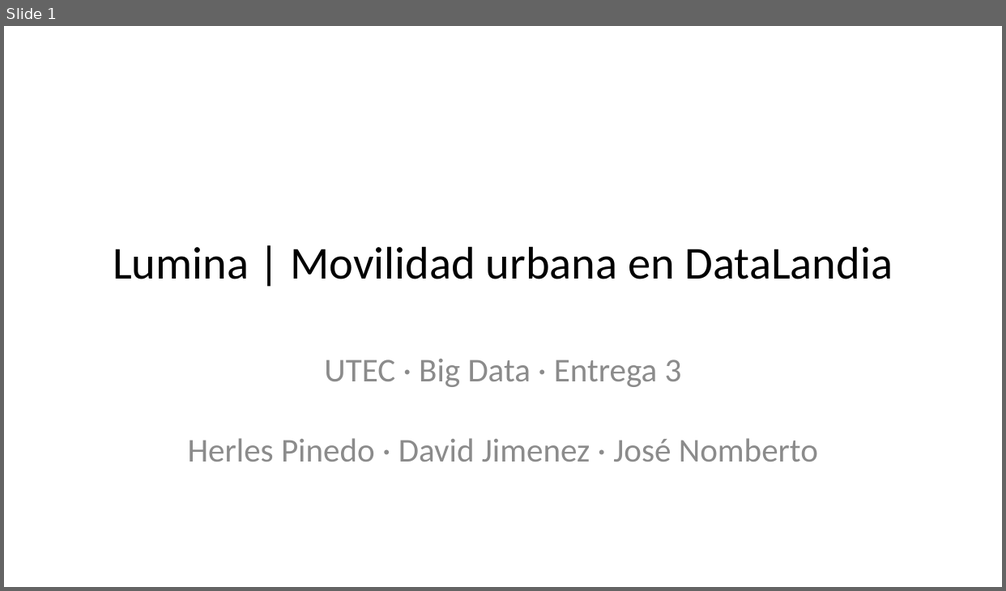
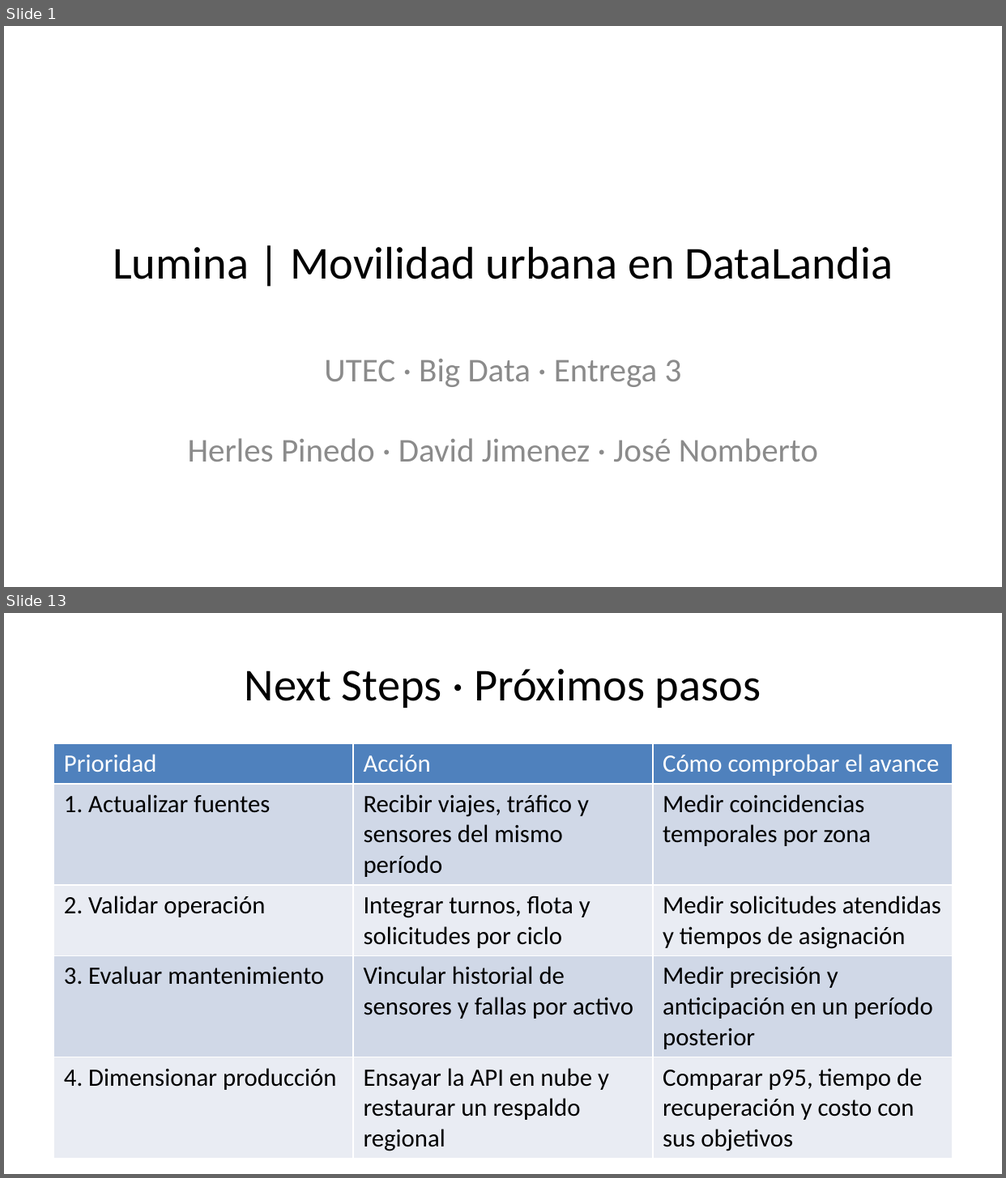
Before and after one commit to AlejandroPinedo/datalandia-lumina-smart-mobility-gcp, a slide deck: P3/entrega/Lumina-P3.pptx. Shown one above the other, each under a label of ours: slide 1 before the commit, slides 1 and 13 after it; the slides between them are not shown. The pictures are 1006x591 and 1006x1178 pixels, drawn with LibreOffice and Linux fonts; fonts in the diff are those of the drawing. Boxes give left, top, right and bottom in pixels: in the first picture for what was removed or moved away, otherwise in the second. Text is boxed around its words. In the diff, an @@ line names an element or a change of style, - is before the commit and + after.

```diff
--- a/P3/entrega/Lumina-P3.pptx
+++ b/P3/entrega/Lumina-P3.pptx
@@ slide 13 added at (4,613,1002,1174), background #FFFFFF @@
@@ title added at (245,669,761,708), 33 pt, text #000000 @@
+Next Steps · Próximos pasos
@@ table added at (54,743,952,1155), 5 rows, 3 columns @@
+Prioridad | Acción | Cómo comprobar el avance
+1. Actualizar fuentes | Recibir viajes, tráfico y sensores del mismo período | Medir coincidencias temporales por zona
+2. Validar operación | Integrar turnos, flota y solicitudes por ciclo | Medir solicitudes atendidas y tiempos de asignación
+3. Evaluar mantenimiento | Vincular historial de sensores y fallas por activo | Medir precisión y anticipación en un período posterior
+4. Dimensionar producción | Ensayar la API en nube y restaurar un respaldo regional | Comparar p95, tiempo de recuperación y costo con sus objetivos
```
Also in this commit, not shown: 5 slides changed, 6 other slides added, 7 slides removed, 2 other files.
